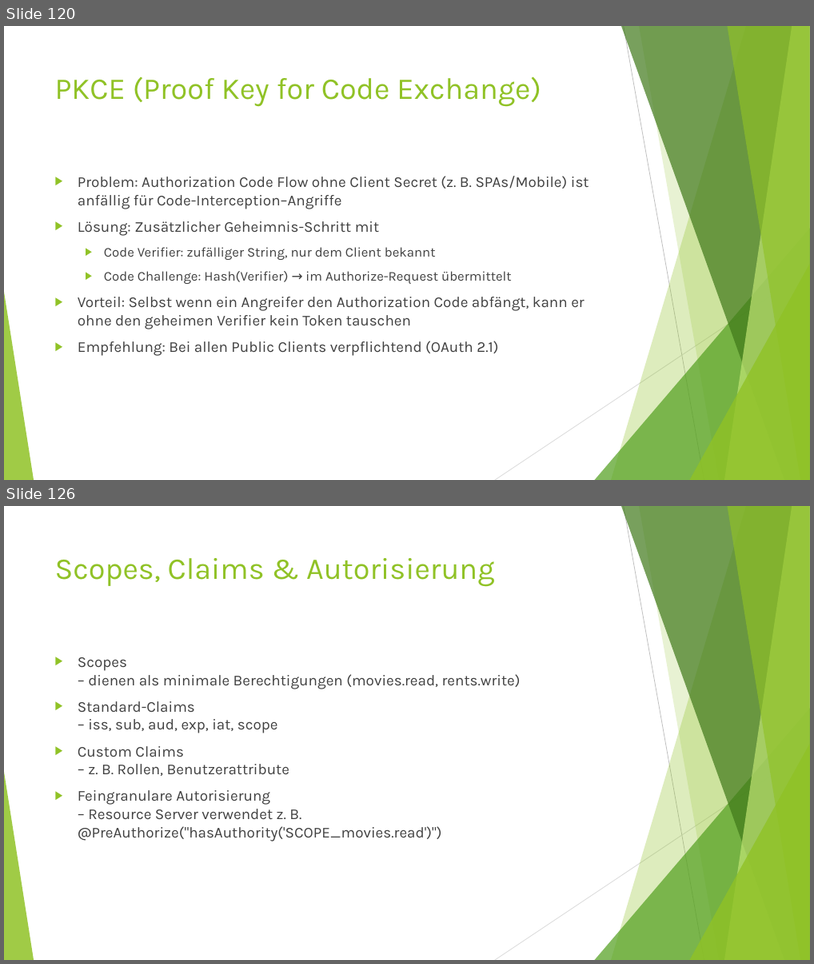
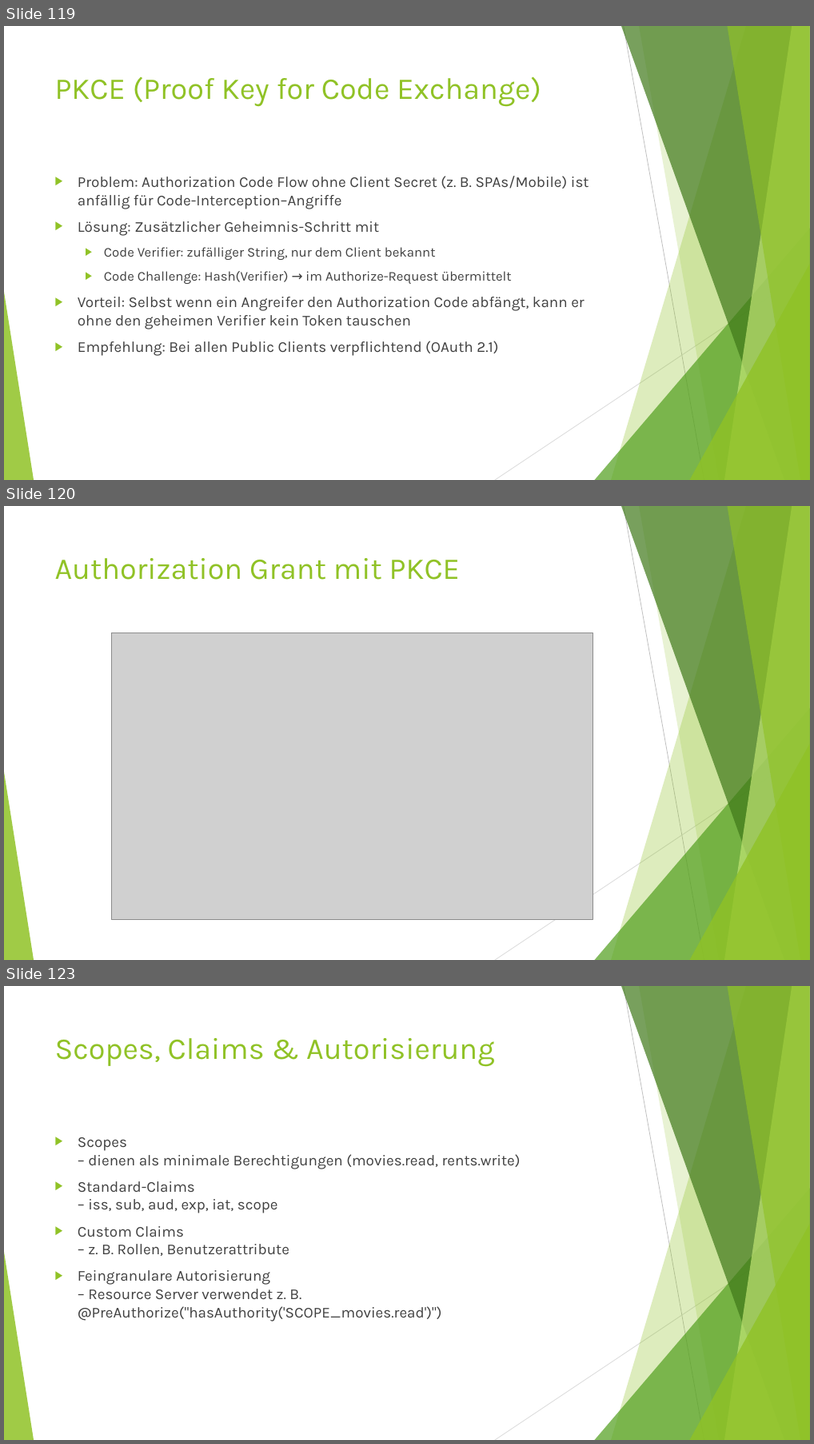
Before and after one commit to MichaelZett/20250708_Spring_Security, a slide deck: Spring_Security.pptx. Shown one above the other, each under a label of ours: slides 120 and 126 before the commit, slides 119, 120 and 123 after it; the slides between them are not shown. The pictures are 814x964 and 814x1444 pixels, drawn with LibreOffice and Linux fonts; fonts in the diff are those of the drawing; grey boxes stand for pictures. Boxes give left, top, right and bottom in pixels: in the first picture for what was removed or moved away, otherwise in the second. Text is boxed around its words. In the diff, an @@ line names an element or a change of style, - is before the commit and + after.

```diff
--- a/Spring_Security.pptx
+++ b/Spring_Security.pptx
@@ slide 120 added at <box>4,506,810,960</box>, background #FFFFFF; not listed: 10 template elements that a slide beside it also shows @@
@@ title added at <box>55,558,460,580</box>, 36 pt, text #90C226 @@
+Authorization Grant mit PKCE
@@ picture added at <box>112,633,594,920</box> @@
@@ what was slide 120 is now slide 119 @@
@@ what was slide 126 is now slide 123 @@
```
Also in this commit, not shown: 8 slides changed, 3 other slides added, 7 slides removed.
